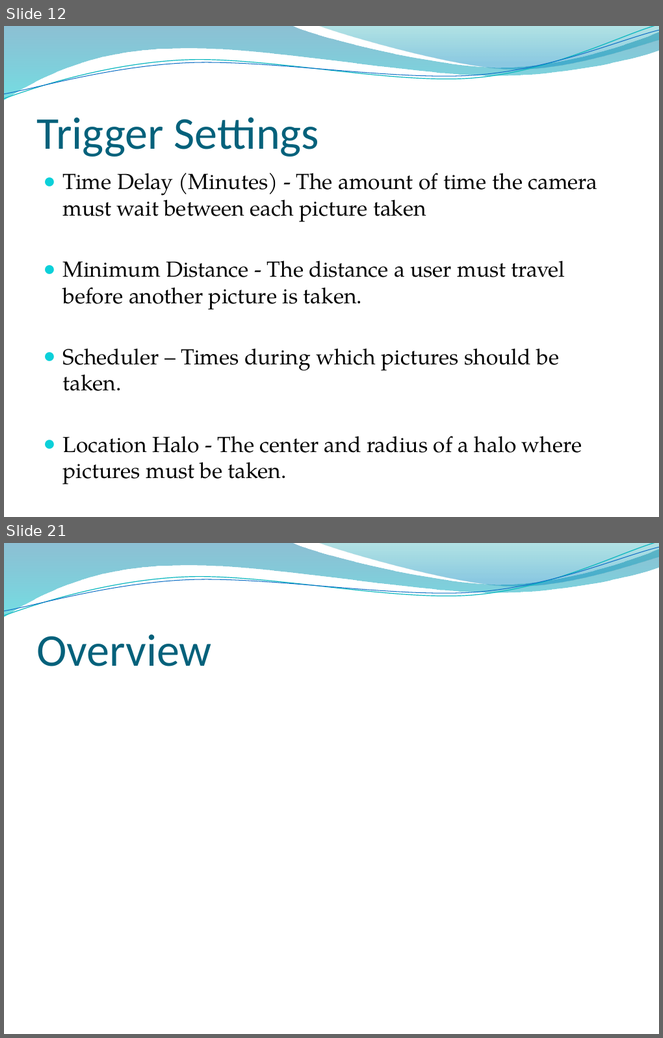
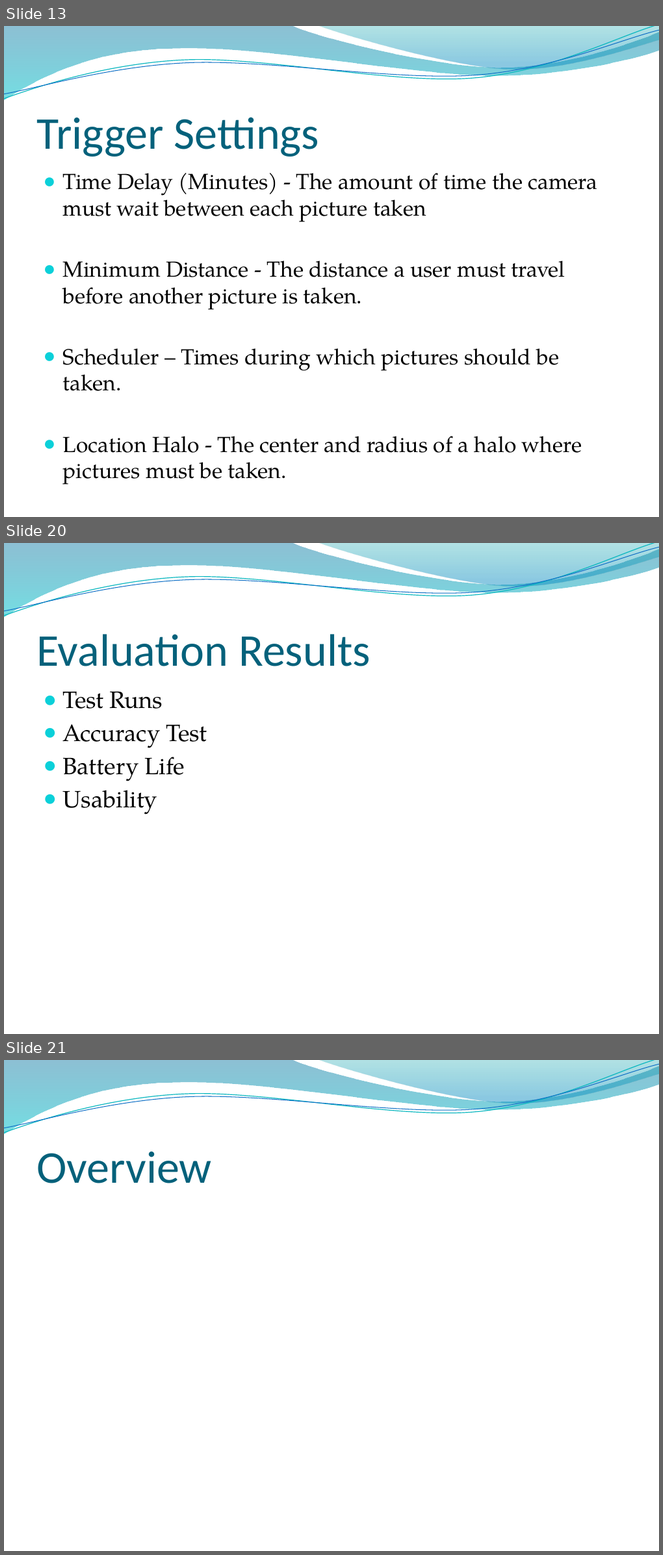
Before and after one commit to tasbal/cpsc483, a slide deck: MISC/Final Presentation.pptx. Shown one above the other, each under a label of ours: slides 12 and 21 before the commit, slides 13, 20 and 21 after it; the slides between them are not shown. The pictures are 663x1038 and 663x1555 pixels, drawn with LibreOffice and Linux fonts; fonts in the diff are those of the drawing; background and template pictures are left out. Boxes give left, top, right and bottom in pixels: in the first picture for what was removed or moved away, otherwise in the second. Text is boxed around its words. In the diff, an @@ line names an element or a change of style, - is before the commit and + after.

```diff
--- a/MISC/Final Presentation.pptx
+++ b/MISC/Final Presentation.pptx
@@ slide 20 added at <box>4,543,659,1034</box>, background picture (left out); not listed: 4 template elements that a slide beside it also shows @@
@@ title added at <box>36,634,371,667</box>, 50 pt, text #04617B @@
+Evaluation Results
@@ text added at <box>63,691,207,815</box>, 26 pt, text #000000 @@
+● Test Runs
+● Accuracy Test
+● Battery Life
+● Usability
@@ what was slide 12 is now slide 13 @@
```
Also in this commit, not shown: 7 slides changed, 2 other slides added, 3 slides removed.
